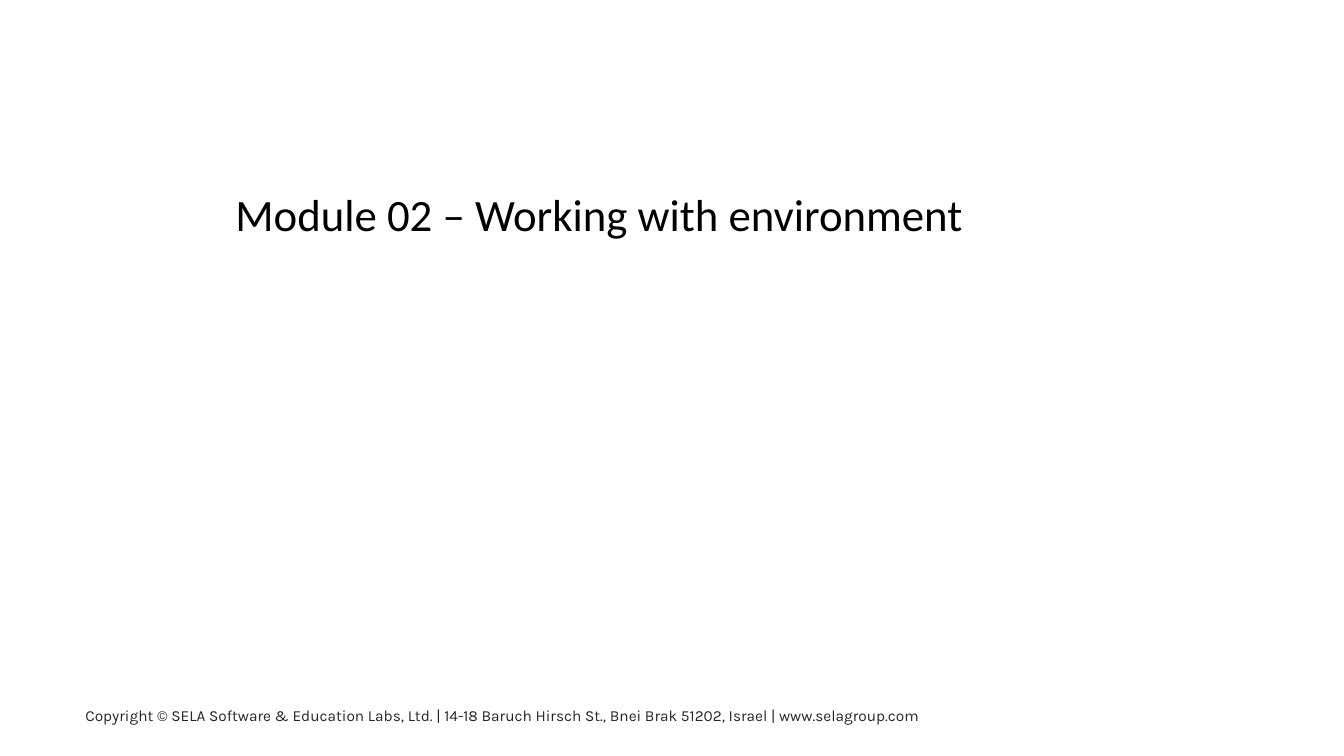
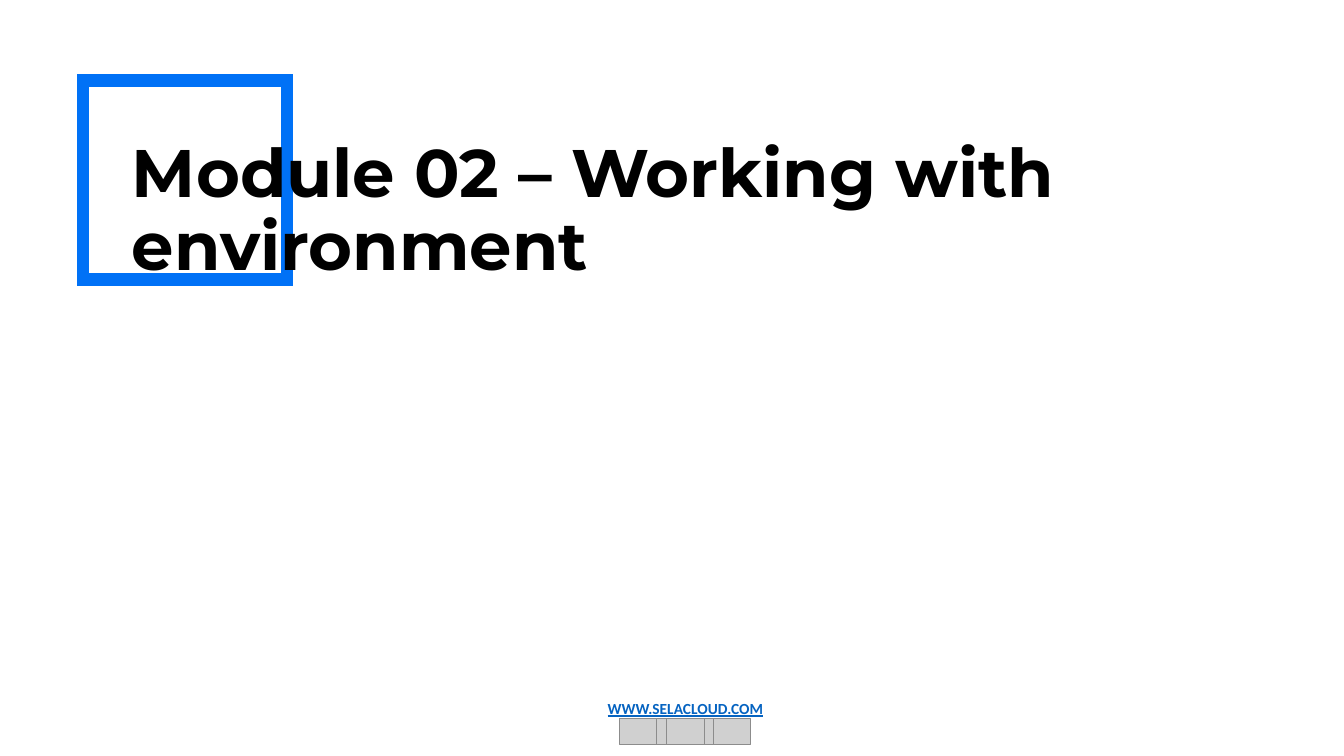
Before and after one commit to Spax04/PythonCourse, a slide deck: slide 1 of adv_new/Module 02 - Working with environment.pptx. Drawn at 1344x756 pixels with LibreOffice and Linux fonts; fonts in the diff are those of the drawing; grey boxes stand for pictures; background and template pictures are left out. Boxes give left, top, right and bottom in pixels: in the first picture for what was removed or moved away, otherwise in the second. Text is boxed around its words. In the diff, an @@ line names an element or a change of style, - is before the commit and + after.

```diff
--- a/adv_new/Module 02 - Working with environment.pptx
+++ b/adv_new/Module 02 - Working with environment.pptx
@@ rectangle added at <box>83,81,287,279</box>, outline #0071F6 9 pt @@
@@ text "Module 02 – Working with ...": place and size @@
-text "Module 02 – Working with ..." at <box>235,200,963,239</box>
+text "Module 02 – Working with ..." at <box>132,132,1054,286</box>
@@ text "Module 02 – Working with ..." at <box>132,132,1054,286</box>: size 32 to 48 pt, font Calibri to Montserrat, bold on @@
@@ text removed at <box>85,710,919,725</box> @@
-Copyright © SELA Software & Education Labs, Ltd. | 14-18 Baruch Hirsch St., Bnei Brak 51202, Israel | www.selagroup.com
@@ group added at <box>608,704,763,744</box>: 5 pictures, 1 text @@
+WWW.SELACLOUD.COM
```
Also in this commit, not shown: 18 other slides changed, 15 other files.
